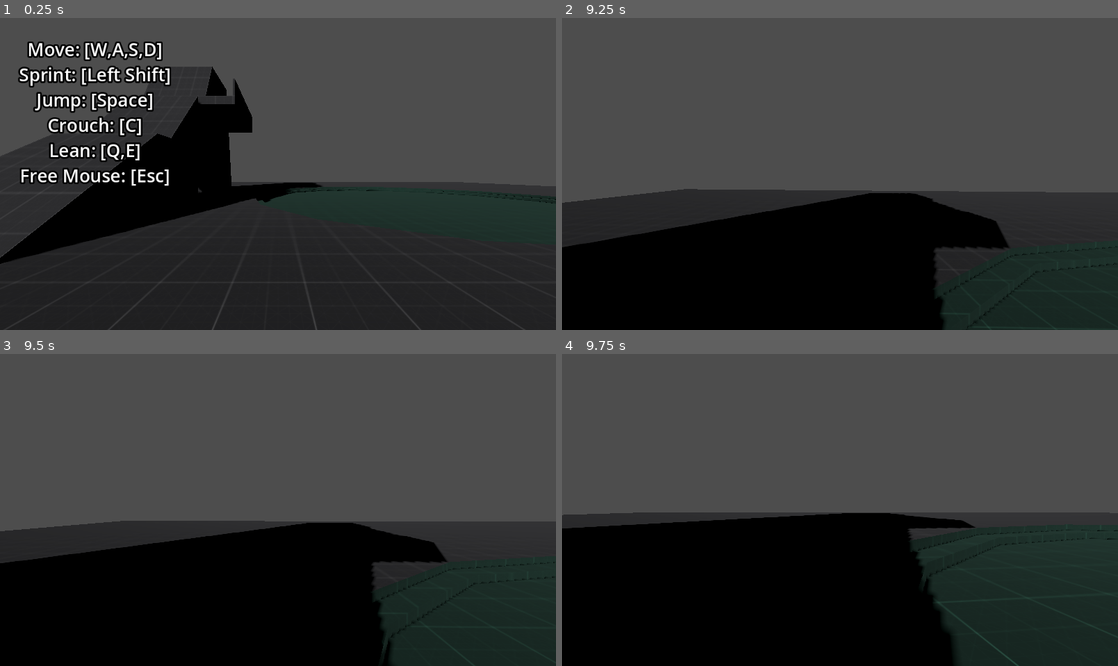
Above: before the commit, frames 1-4 (two rows, left to right).
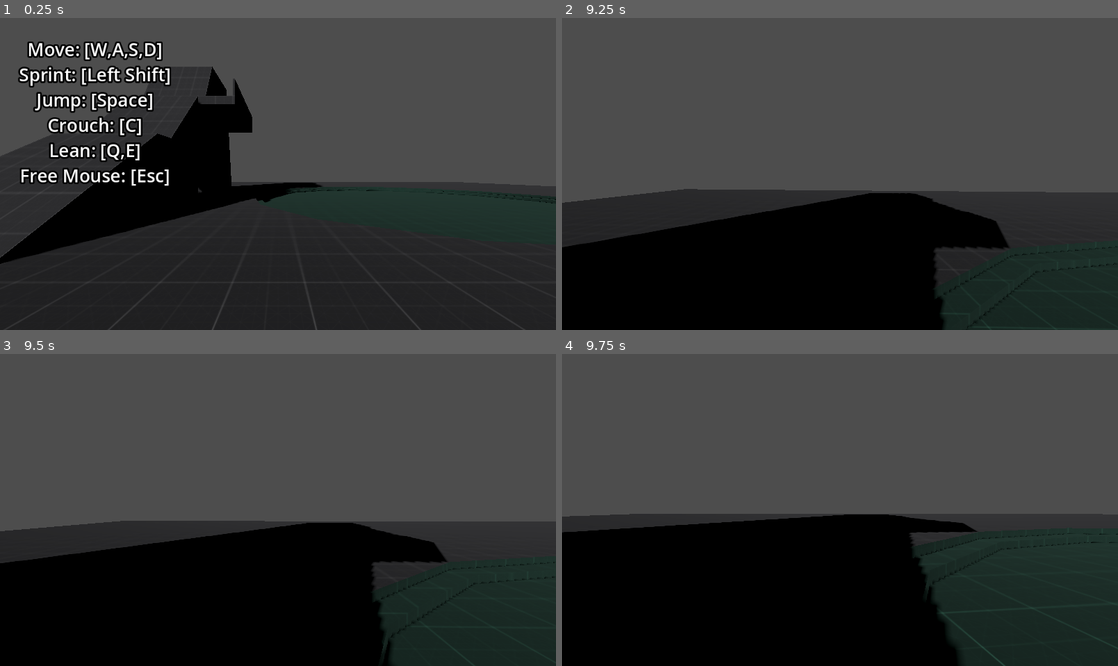
Above: after the commit, the same moments.

Repository: newengland-neighbor/data-driven-fp-controller
Game: Godot game, scene res://Scenes/prototyping_room.tscn
The game is run twice, just before and just after one commit, with the same random seed, the same clock (stepped at 60 frames per second) and the same inputs.
Inputs (mouse positions are in pixels of both pictures, inside the frame that each line leads up to):
- Up to frame 1 (0.25 s): no input
- Up to frame 2 (9.25 s): move the mouse to (867, 174) at 0.52 s; hold C (crouch) 0.53-1.28 s; hold W (move_forward) 0.53-5.78 s; tap Space (jump) at 0.77, 1.52, 3.02, 3.77, 4.52, 6.02, 6.77, 7.52, 9.02 s; move the mouse to (812, 174) at 1.27 s; tap Shift (sprint) every 1.5 s from 1.35 to 8.85 s; move the mouse to (851, 167) at 2.02 s; hold C (crouch) 2.03-2.78 s; move the mouse to (834, 180) at 2.77 s; move the mouse to (878, 177) at 3.52 s; hold C (crouch) 3.53-4.28 s; move the mouse to (795, 170) at 4.27 s; move the mouse to (845, 174) at 5.02 s; hold C (crouch) 5.03-5.78 s; move the mouse to (817, 167) at 5.77 s; hold E (lean_right) 5.78-6.53 s; move the mouse to (867, 174) at 6.52 s; hold C (crouch) 6.53-7.28 s; hold W (move_forward) 6.53-8.78 s; move the mouse to (812, 174) at 7.27 s; move the mouse to (851, 167) at 8.02 s; hold C (crouch) 8.03-8.78 s; move the mouse to (834, 180) at 8.77 s; hold Q (lean_left) from 8.78 s (still down)
- Up to frame 3 (9.5 s): keep holding Q (lean_left)
- Up to frame 4 (9.75 s): move the mouse to (878, 513) at 9.52 s; release Q (lean_left) at 9.53 s; hold W (move_forward) from 9.53 s (still down); hold C (crouch) from 9.53 s (still down)

Frames 1-3 are identical in both runs. In frame 4, 1.3% of the frame differs, in the area x 0-100%, y 50-100%.

Commit message:
Update fp_movement_component.gd
Removed band-aid fixes that caused more problems than solved.

Diff:
--- a/Data/Components/fp_movement_component.gd
+++ b/Data/Components/fp_movement_component.gd
@@ -93,14 +93,6 @@
 		#printerr("No collision detected.")
 		return
 
-	# Compare current movement direction to collision normal:
-	# If the dot product of the two is too small, exit function.
-	var collision_normal : Vector3 = test["result_details"].get_collision_normal()
-	var dot := get_desired_direction().dot(-collision_normal)
-	if dot < 0.5:
-		#printerr("Dot product is too small.")
-		return
-
 	# Prep for final test.
 	var move_remainder : Vector3 = test["result_details"].get_remainder() + (get_desired_direction() * (0.1 + owner.safe_margin))
 	var pos_w_step_height : Vector3 = Vector3(owner.global_position + (Vector3.UP * max_step_height))
@@ -116,7 +108,7 @@
 		return
 
 	# If floor normal exceeds floor_max_angle, exit out of function.
-	collision_normal = test["result_details"].get_collision_normal()
+	var collision_normal = test["result_details"].get_collision_normal()
 	var floor_slope : float = snappedf(collision_normal.angle_to(Vector3.UP), 0.001)
 	if (floor_slope > owner.floor_max_angle):
 		#printerr("Floor too steep.")
